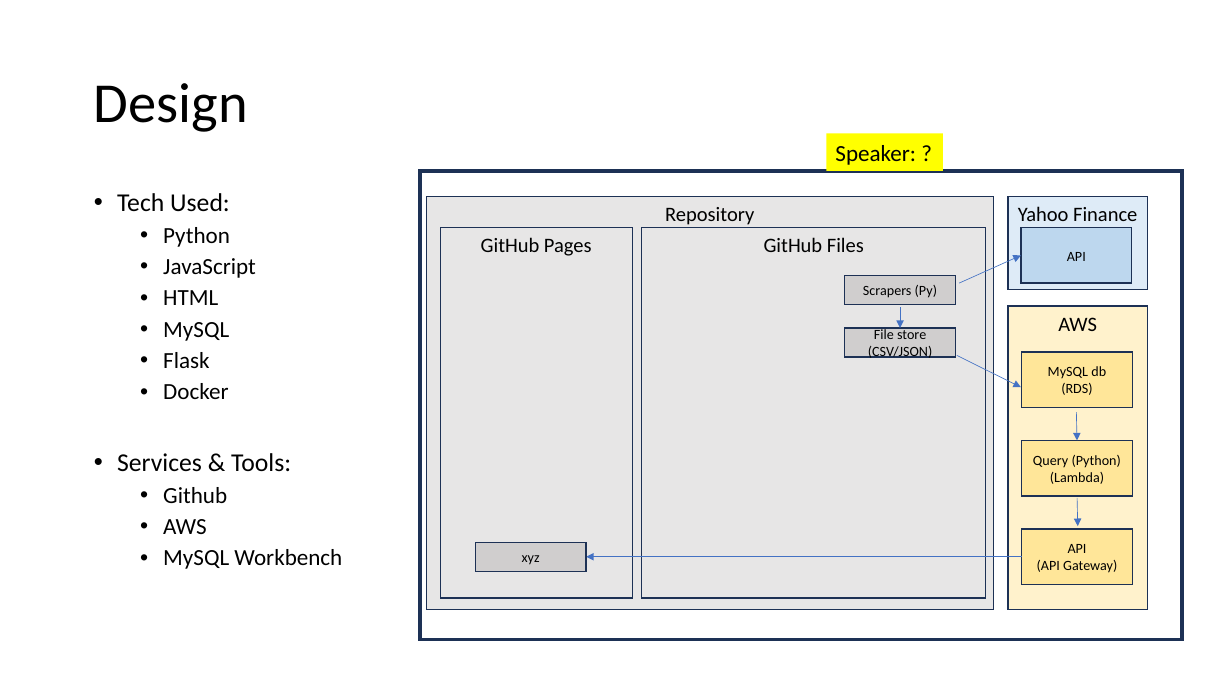
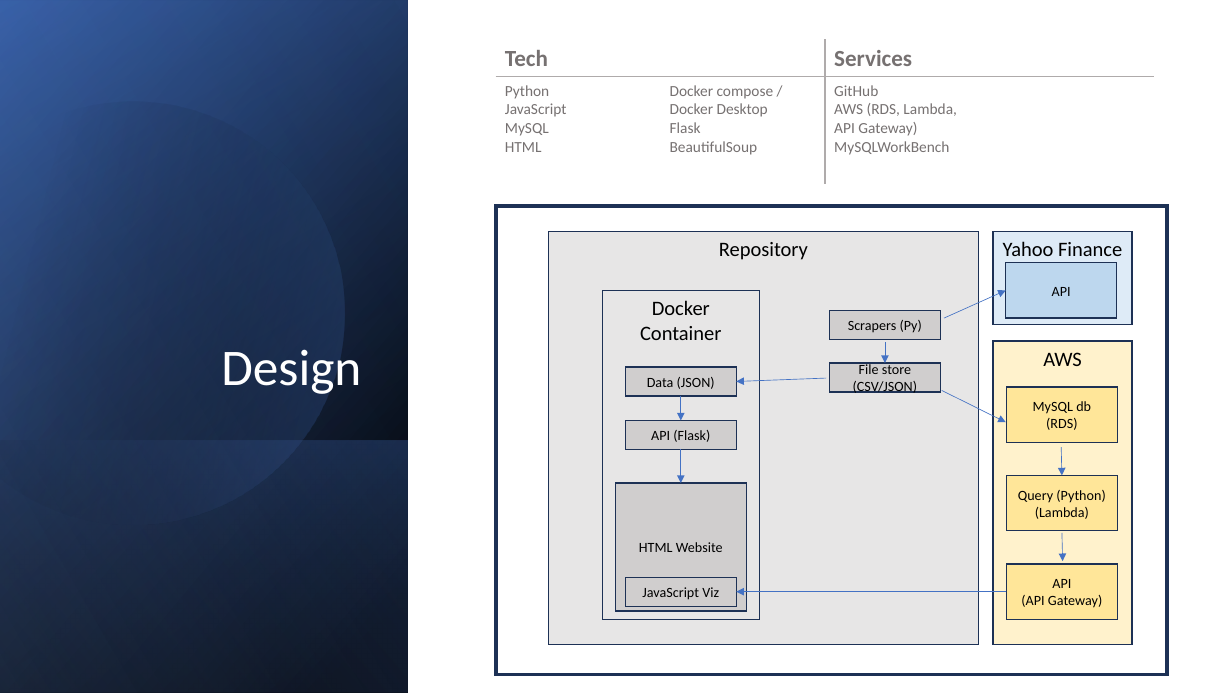
Before and after one commit to gmitt98/webapp-stock-project, a slide deck: slide 3 of Team_Presentation.pptx. Drawn at 1232x693 pixels with LibreOffice and Linux fonts; fonts in the diff are those of the drawing. Boxes give left, top, right and bottom in pixels: in the first picture for what was removed or moved away, otherwise in the second. Text is boxed around its words. In the diff, an @@ line names an element or a change of style, - is before the commit and + after.

```diff
--- a/Team_Presentation.pptx
+++ b/Team_Presentation.pptx
@@ rectangle added at (0,0,1232,693), fill #FFFFFF @@
@@ rectangle added at (0,0,409,693), fill gradient #000000 to #2F5597 @@
@@ rectangle added at (0,1,409,693), fill gradient #000000 to #4472C4 @@
@@ rectangle added at (0,0,409,692), fill gradient #000000 to #8FAADC @@
@@ freeform shape added at (0,52,395,567), fill gradient #000000 to #4472C4 @@
@@ title "Design": place and size @@
-title "Design" at (94,83,248,132)
+title "Design" at (221,349,361,394)
@@ title "Design" at (221,349,361,394): size 44 to 40 pt, text colour #000000 to #FFFFFF; alignment left to right; vertical alignment middle to bottom @@
@@ table added at (495,40,1153,184), 2 rows, 4 columns @@
+Tech |  | Services | 
+Python / JavaScript / MySQL / HTML | Docker compose / Docker Desktop / Flask / BeautifulSoup | GitHub / AWS (RDS, Lambda, API Gateway) / MySQLWorkBench | 
@@ rectangle removed at (826,134,943,171) @@
-Speaker: ?
@@ text removed at (117,193,342,569) @@
-• Tech Used:
-  • Python
-  • JavaScript
-  • HTML
-  • MySQL
-  • Flask
-  • Docker
-• Services & Tools:
-  • Github
-  • AWS
-  • MySQL Workbench
@@ rectangle: place and size @@
-rectangle at (421,171,1183,640)
+rectangle at (495,206,1167,675)
@@ rectangle removed at (440,227,632,598) @@
-GitHub Pages
@@ rectangle "Repository": place and size @@
-rectangle "Repository" at (426,196,994,609)
+rectangle "Repository" at (549,231,979,644)
@@ rectangle removed at (642,227,986,598) @@
-GitHub Files
@@ rectangle added at (603,290,760,619), fill #E7E6E6, outline #1E3256 1 pt, 16 pt, text #000000 @@
+Docker Container
@@ rectangle added at (626,367,737,396), fill #D0CECE, outline #1E3256 1 pt, 11 pt, text #000000 @@
+Data (JSON)
@@ arrow added from (826, 378) to (737, 382), #4472C4 0.5 pt @@
@@ arrow added from (681, 396) to (681, 421), #4472C4 0.5 pt @@
@@ rectangle added at (0,440,409,693), fill gradient #4472C4 to #000000 @@
@@ rectangle added at (626,421,737,449), fill #D0CECE, outline #1E3256 1 pt, 11 pt, text #000000 @@
+API (Flask)
@@ arrow added from (681, 449) to (681, 483), #4472C4 0.5 pt @@
@@ rectangle added at (616,483,747,612), fill #D0CECE, outline #1E3256 1 pt, 11 pt, text #000000 @@
+HTML Website
@@ 8 rectangles, 5 arrows: place and size @@
-8 rectangles, 5 arrows at (845,196,1148,609)
+8 rectangles, 5 arrows at (830,231,1133,644)
@@ rectangle removed at (475,543,586,571) @@
-xyz
@@ rectangle added at (626,578,737,606), fill #D0CECE, outline #1E3256 1 pt, 11 pt, text #000000 @@
+JavaScript Viz
@@ arrow moved from (1022, 557) - (586, 557) to (1006, 592) - (737, 592) @@
```
Also in this commit, not shown: 3 other slides changed, 1 slide added, 1 slide removed, 1 other file.
